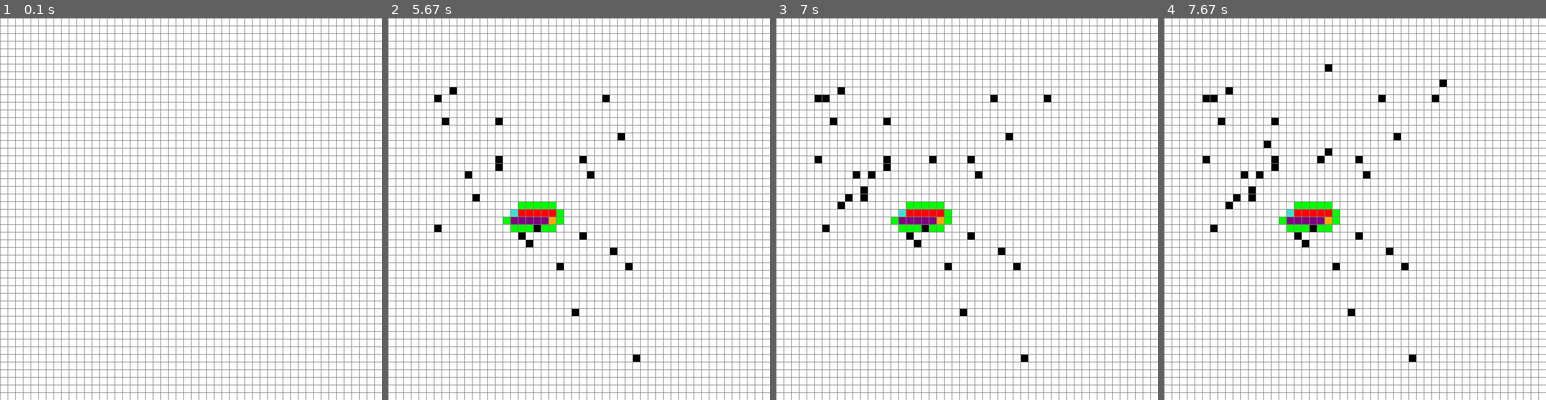
Above: before the commit, frames 1-4 (left to right).
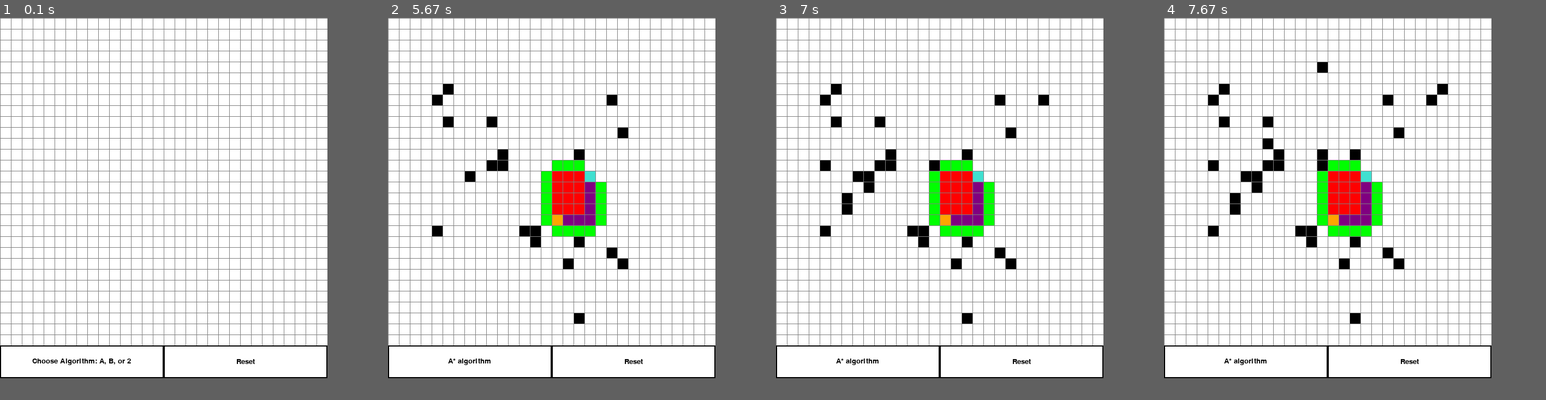
Above: after the commit, the same moments.

Repository: MattyChoi/Pathfinder
Game: pygame game, started from main.py
The game is run twice, just before and just after one commit, with the same random seed, the same clock (stepped at 60 frames per second) and the same inputs.
Inputs (mouse positions are in pixels of both pictures, inside the frame that each line leads up to):
- Up to frame 1 (0.1 s): no input
- Up to frame 2 (5.67 s): press the mouse at (552, 220) at 0.37 s; move the mouse to (514, 212) at 0.47 s; release the mouse at (472, 201) at 0.6 s; tap Space at 0.67, 3 s; click (632, 361) at 1.05 s, where only the run after the commit has a clickable "Reset"; tap A at 1.33 s; press the mouse at (552, 220) at 1.7 s; move the mouse to (586, 178) at 1.8 s; release the mouse at (621, 136) at 1.93 s; press the mouse at (552, 220) at 2.03 s; move the mouse to (582, 159) at 2.13 s; release the mouse at (609, 98) at 2.27 s; press the mouse at (552, 220) at 2.37 s; move the mouse to (494, 159) at 2.47 s; release the mouse at (437, 102) at 2.6 s; press the mouse at (552, 220) at 2.7 s; move the mouse to (536, 228) at 2.8 s; release the mouse at (521, 231) at 2.93 s; press the mouse at (552, 220) at 3.37 s; move the mouse to (498, 170) at 3.47 s; release the mouse at (445, 117) at 3.6 s; press the mouse at (552, 220) at 3.7 s; move the mouse to (563, 266) at 3.8 s; release the mouse at (575, 312) at 3.93 s; press the mouse at (552, 220) at 4.03 s; move the mouse to (582, 235) at 4.13 s; release the mouse at (609, 254) at 4.27 s; press the mouse at (552, 220) at 4.37 s; move the mouse to (502, 155) at 4.47 s; release the mouse at (449, 94) at 4.6 s; click (433, 224) at 4.72 s; press the mouse at (433, 224) at 5.03 s; move the mouse to (529, 247) at 5.13 s; release the mouse at (628, 266) at 5.27 s; press the mouse at (433, 224) at 5.37 s; move the mouse to (464, 170) at 5.47 s; release the mouse at (494, 121) at 5.6 s
- Up to frame 3 (7 s): press the mouse at (821, 224) at 5.7 s; move the mouse to (821, 163) at 5.8 s; release the mouse at (818, 98) at 5.93 s; press the mouse at (821, 224) at 6.03 s; move the mouse to (844, 209) at 6.13 s; release the mouse at (863, 189) at 6.27 s; press the mouse at (821, 224) at 6.37 s; move the mouse to (844, 197) at 6.47 s; release the mouse at (871, 174) at 6.6 s; press the mouse at (821, 224) at 6.7 s; move the mouse to (932, 159) at 6.8 s; release the mouse at (1043, 94) at 6.93 s
- Up to frame 4 (7.67 s): press the mouse at (1209, 224) at 7.03 s; move the mouse to (1267, 147) at 7.13 s; release the mouse at (1324, 67) at 7.27 s; press the mouse at (1209, 224) at 7.37 s; move the mouse to (1324, 155) at 7.47 s; release the mouse at (1439, 82) at 7.6 s
The window is 700x700 before the commit and 600x660 after it. Grey fills any space a smaller window leaves; there, only what the larger window draws over its background counts as a difference.

The runs differ from the first frame. In frame 1, 18% of the frame differs, in the area x 0-100%, y 0-100%; in frame 2, 22%; in frame 3, 22%; in frame 4, 23%.

Commit message:
Added bidirectional bfs and bfs

Diff:
--- a/Algorithm.py
+++ /dev/null
@@ -1,101 +0,0 @@
-from queue import PriorityQueue
-import pygame
-
-# heuristic function, finds the manhattan distance between two points
-# manhattan distance = L1 norm
-def h(p1, p2):
-    x1, y1 = p1
-    x2, y2 = p2
-    return abs(x1 - x2) + abs(y1 - y2)
-
-def reconstruct_path(came_from, current, draw):
-    while current in came_from:
-        current = came_from[current]
-        current.make_path()
-        draw()
-
-def astar_algorithm(draw, grid, start, end):
-    count = 0
-    open_set = PriorityQueue()
-    open_set.put((0, count, start))      # f score, tiebreaker, node
-    came_from = {}      # tracks where node came from
-    g_score = {node: float("inf") for row in grid for node in row}        #stores g scores, initialize at inf
-    g_score[start] = 0      # g score of start is always 0
-    f_score = {node: float("inf") for row in grid for node in row}        #stores f scores, initialize at inf
-    f_score[start] = h(start.get_pos(), end.get_pos())      # f score of start is heuristic
-
-    open_set_hash = {start}     #creates hash, keeps track of items in open_set
-
-    while open_set:
-        for event in pygame.event.get():
-            if event.type == pygame.QUIT:
-                pygame.quit()
-        current = open_set.get()[2]     #only want the node, not g score nor count
-        open_set_hash.remove(current)
-
-        if current == end:      #draws path
-            reconstruct_path(came_from, end, draw)
-            end.make_end()
-            start.make_start()
-            return True
-
-        for neighbor in current.neighbors:
-            temp_g_score = g_score[current] + 1
-
-            if temp_g_score < g_score[neighbor]:
-                came_from[neighbor] = current
-                g_score[neighbor] = temp_g_score
-                f_score[neighbor] = temp_g_score + h(neighbor.get_pos(), end.get_pos())
-                if neighbor not in open_set_hash:
-                    count += 1
-                    open_set.put((f_score[neighbor], count, neighbor))
-                    open_set_hash.add(neighbor)
-                    neighbor.make_open()
-        draw()
-
-        if current != start:
-            current.make_closed()
-    return False
-
-def breadth(draw, grid, start, end):
-    count = 0
-    open_set = PriorityQueue()
-    open_set.put((0, count, start))      # f score, tiebreaker, node
-    came_from = {}      # tracks where node came from
-    g_score = {node: float("inf") for row in grid for node in row}        #stores g scores, initialize at inf
-    g_score[start] = 0      # g score of start is always 0
-    f_score = {node: float("inf") for row in grid for node in row}        #stores f scores, initialize at inf
-    f_score[start] = h(start.get_pos(), end.get_pos())      # f score of start is heuristic
-
-    open_set_hash = {start}     #creates hash, keeps track of items in open_set
-
-    while open_set:
-        for event in pygame.event.get():
-            if event.type == pygame.QUIT:
-                pygame.quit()
-        current = open_set.get()[2]     #only want the node, not g score nor count
-        open_set_hash.remove(current)
-
-        if current == end:      #draws path
-            reconstruct_path(came_from, end, draw)
-            end.make_end()
-            start.make_start()
-            return True
-
-        for neighbor in current.neighbors:
-            temp_g_score = g_score[current] + 1
-
-            if temp_g_score < g_score[neighbor]:
-                came_from[neighbor] = current
-                g_score[neighbor] = temp_g_score
-                f_score[neighbor] = temp_g_score + h(neighbor.get_pos(), end.get_pos())
-                if neighbor not in open_set_hash:
-                    count += 1
-                    open_set.put((f_score[neighbor], count, neighbor))
-                    open_set_hash.add(neighbor)
-                    neighbor.make_open()
-        draw()
-
-        if current != start:
-            current.make_closed()
-    return False
--- /dev/null
+++ b/algs.py
@@ -0,0 +1,145 @@
+from queue import PriorityQueue
+from collections import deque
+import pygame
+
+# heuristic function, finds the manhattan distance between two points
+# manhattan distance = L1 norm
+def h(p1, p2):
+    x1, y1 = p1
+    x2, y2 = p2
+    return abs(x1 - x2) + abs(y1 - y2)
+
+def reconstruct_path(came_from, current, draw):
+    while current in came_from:
+        current = came_from[current]
+        current.make_path()
+        draw()
+
+def astar(draw, grid, start, end):
+    count = 0
+    open_set = PriorityQueue()
+    open_set.put((0, count, start))      # f score, tiebreaker, node
+    came_from = {}      # tracks where node came from
+    g_score = {node: float("inf") for row in grid for node in row}        #stores g scores, initialize at inf
+    g_score[start] = 0      # g score of start is always 0
+    f_score = {node: float("inf") for row in grid for node in row}        #stores f scores, initialize at inf
+    f_score[start] = h(start.get_pos(), end.get_pos())      # f score of start is heuristic
+
+    open_set_hash = {start}     #creates hash, keeps track of items in open_set
+
+    while open_set:
+        for event in pygame.event.get():
+            if event.type == pygame.QUIT:
+                pygame.quit()
+        current = open_set.get()[2]     #only want the node, not g score nor count
+
+        if current == end:      #draws path
+            end.make_end()
+            reconstruct_path(came_from, end, draw)
+            start.make_start()
+            return
+
+        for neighbor in current.neighbors:
+            temp_g_score = g_score[current] + 1
+
+            if temp_g_score < g_score[neighbor]:
+                came_from[neighbor] = current
+                g_score[neighbor] = temp_g_score
+                f_score[neighbor] = temp_g_score + h(neighbor.get_pos(), end.get_pos())
+                if neighbor not in open_set_hash:
+                    count += 1
+                    open_set.put((f_score[neighbor], count, neighbor))
+                    open_set_hash.add(neighbor)
+                    neighbor.make_open()
+        draw()
+
+        if current != start:
+            current.make_closed()
+    return
+
+def bfs(draw, grid, start, end):
+    q = deque()
+    q.append(start)
+    visited = {start}
+    came_from = {}
+
+    while q:
+        for event in pygame.event.get():
+            if event.type == pygame.QUIT:
+                pygame.quit()
+        current = q.popleft()     #popping from the left makes us look at the neighbors first and then the neighbors of the neighbors
+
+        if current == end:      #draws path
+            end.make_end()
+            reconstruct_path(came_from, end, draw)
+            start.make_start()
+            return True
+
+        for neighbor in current.neighbors:
+            if neighbor not in visited:
+                came_from[neighbor] = current
+                q.append(neighbor)
+                visited.add(neighbor)
+                neighbor.make_open()
+        draw()
+
+        if current != start:
+            current.make_closed()
+
+    return False
+
+def bider(draw, grid, start, end):
+    qstart = deque()
+    qend = deque()
+    qstart.append(start)
+    qend.append(end)
+    visitStart = {start}
+    visitEnd = {end}
+    came_fromStart = {}
+    came_fromEnd = {}
+
+    while qstart or qend:
+        for event in pygame.event.get():
+            if event.type == pygame.QUIT:
+                pygame.quit()
+        currentStart = qstart.popleft()     #popping from the left makes us look at the neighbors first and then the neighbors of the neighbors
+        currentEnd = qend.popleft()
+
+        if currentStart in visitEnd:      #draws path
+            currentStart.make_path()
+            reconstruct_path(came_fromStart, currentStart, draw)
+            reconstruct_path(came_fromEnd, currentStart, draw)
+            start.make_start()
+            end.make_end()
+            return
+
+        if currentEnd in visitStart:      #draws path
+            currentEnd.make_path()
+            reconstruct_path(came_fromStart, currentEnd, draw)
+            reconstruct_path(came_fromEnd, currentEnd, draw)
+            start.make_start()
+            end.make_end()
+            return
+
+        for neighbor in currentStart.neighbors:
+            if neighbor not in visitStart:
+                came_fromStart[neighbor] = currentStart
+                qstart.append(neighbor)
+                visitStart.add(neighbor)
+                neighbor.make_open()
+
+        for neighbor in currentEnd.neighbors:
+            if neighbor not in visitEnd:
+                came_fromEnd[neighbor] = currentEnd
+                qend.append(neighbor)
+                visitEnd.add(neighbor)
+                neighbor.make_open()
+        draw()
+
+        if currentStart != start:
+            currentStart.make_closed()
+
+        if currentEnd != end:
+            currentEnd.make_closed()
+
+    return
--- a/init_pygame.py
+++ b/init_pygame.py
@@ -84,12 +84,36 @@
         for dr, dc in dir:
             r = self.row + dr
             c = self.col + dc
-            if (r < self.total_rows and r >= 0 and c >= 0 and c < self.total_rows
-                    and not grid[r][c].is_bar()):
+            if (r < self.total_rows and r >= 0 and c >= 0 and c < self.total_rows and not grid[r][c].is_bar()):
                 self.neighbors.append(grid[r][c])
 
 
     def __lt__(self, other):
+        return False
+
+class button():
+    def __init__(self, x, y, width, height, text):
+        self.x = x
+        self.y = y
+        self.width = width
+        self.height = height
+        self.text = text
+
+    def draw(self,win):
+        #Call this method to draw the button on the screen
+        pygame.draw.rect(win, BLACK, (self.x,self.y, self.width,self.height+4),0)
+
+        pygame.draw.rect(win, WHITE, (self.x + 2,self.y + 2,self.width-4,self.height-4),0)
+
+        font = pygame.font.SysFont('comicsans', 20)
+        text = font.render(self.text, 1, BLACK)
+        win.blit(text, (self.x + (self.width/2 - text.get_width()/2), self.y + (self.height/2 - text.get_height()/2)))
+
+    def isOver(self, pos):
+        #Pos is the mouse position or a tuple of (x,y) coordinates
+        if pos[0] > self.x and pos[0] < self.x + self.width:
+            if pos[1] > self.y and pos[1] < self.y + self.height:
+                return True
         return False
 
 
@@ -110,13 +134,15 @@
         for j in range(rows):
             pygame.draw.line(win, GREY, (j * gap, 0), (j * gap, width))
 
-def draw(win, grid, rows, width):
+
+def draw(win, grid, rows, width, alg, reset):
     win.fill(WHITE)
     for row in grid:
         for node in row:
             node.draw(win)
-
     draw_grid(win, rows, width)
+    alg.draw(win)
+    reset.draw(win)
     pygame.display.update()
 
 def get_clicked_pos(pos, rows, width):
--- a/main.py
+++ b/main.py
@@ -1,38 +1,60 @@
-from Algorithm import *
+import pygame
+from algs import *
 from init_pygame import *
 
-WIDTH = 700
-WIN = pygame.display.set_mode((WIDTH, WIDTH))
+WIDTH = 600
+BUTTON = 60
+WIN = pygame.display.set_mode((WIDTH, WIDTH + BUTTON))
 pygame.display.set_caption("A* Path Finding Algorithm")
 
-def main(win, width):
-    ROWS = 50
+def main(win, width, bton):
+    ROWS = 30
     grid = make_grid(ROWS, width)
 
-    start = end = None
+    start = end = algo = None
 
     run = True
-    started = False
+
+    alg = button(0, width, width // 2, bton, text='Choose Algorithm: A, B, or 2')
+    reset = button(width // 2 , width, width // 2, bton, text='Reset')
+
+    pygame.font.init()
 
     while run:
-        draw(WIN, grid, ROWS, width)
+        draw(win, grid, ROWS, width, alg, reset)
+
+        win.fill(WHITE)
+        for row in grid:
+            for node in row:
+                node.draw(win)
+        draw_grid(win, ROWS, width)
+        alg.draw(win)
+        reset.draw(win)
+        pygame.display.update()
+
         for event in pygame.event.get():
             if event.type == pygame.QUIT:
                 run = False
-            if started:
-                continue
             if pygame.mouse.get_pressed()[0]: # left
                 pos = pygame.mouse.get_pos()
                 row, col = get_clicked_pos(pos, ROWS, width)
-                node = grid[row][col]
-                if not start:
-                    start = node
-                    start.make_start()
-                elif not end:
-                    end = node
-                    end.make_end()
-                elif node != end and node != start:
-                    node.make_bar()
+                if col < ROWS:
+                    node = grid[row][col]
+                    if not start:
+                        start = node
+                        start.make_start()
+                    elif not end:
+                        if node != start:
+                            end = node
+                            end.make_end()
+                    elif node != end and node != start:
+                        node.make_bar()
+                elif reset.isOver(pos):
+                    start = None
+                    end = None
+                    algo = None
+                    alg.text = "Choose Algorithm: A, B, or 2"
+                    grid = make_grid(ROWS, width)
                     '''
                     if node.is_bar():
                         node.undo()
@@ -49,19 +71,29 @@
                 elif node == end:
                     end = None
             if event.type == pygame.KEYDOWN:
-                if event.key == pygame.K_SPACE and not started:
+                if event.key == pygame.K_SPACE and start and end:
                     for row in grid:
                         for node in row:
                             node.update_neighbors(grid)
-                    astar_algorithm(lambda: draw(WIN, grid, ROWS, width), grid, start, end)
-                if event.key == pygame.K_c:
-                    start = None
-                    end = None
-                    grid = make_grid(ROWS, width)
+                    if algo == "a":
+                        astar(lambda: draw(WIN, grid, ROWS, width, alg, reset), grid, start, end)
+                    elif algo == "b":
+                        bfs(lambda: draw(WIN, grid, ROWS, width, alg, reset), grid, start, end)
+                    elif algo == "2":
+                        bider(lambda: draw(WIN, grid, ROWS, width, alg, reset), grid, start, end)
+                if event.key == pygame.K_a:
+                    alg.text = "A* algorithm"
+                    algo = "a"
+                elif event.key == pygame.K_b:
+                    alg.text = "BFS algorithm"
+                    algo = "b"
+                elif event.key == pygame.K_2:
+                    alg.text = "Bidirectional BFS algorithm"
+                    algo = "2"
 
 
     pygame.quit()
 
 
 if __name__ == '__main__':
-    main(WIN, WIDTH)
+    main(WIN, WIDTH, BUTTON)
